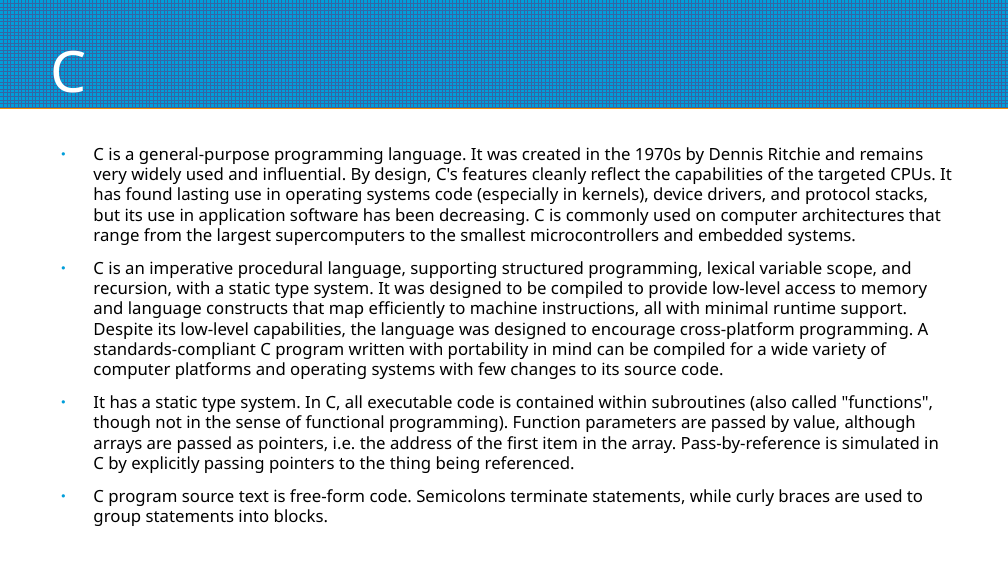
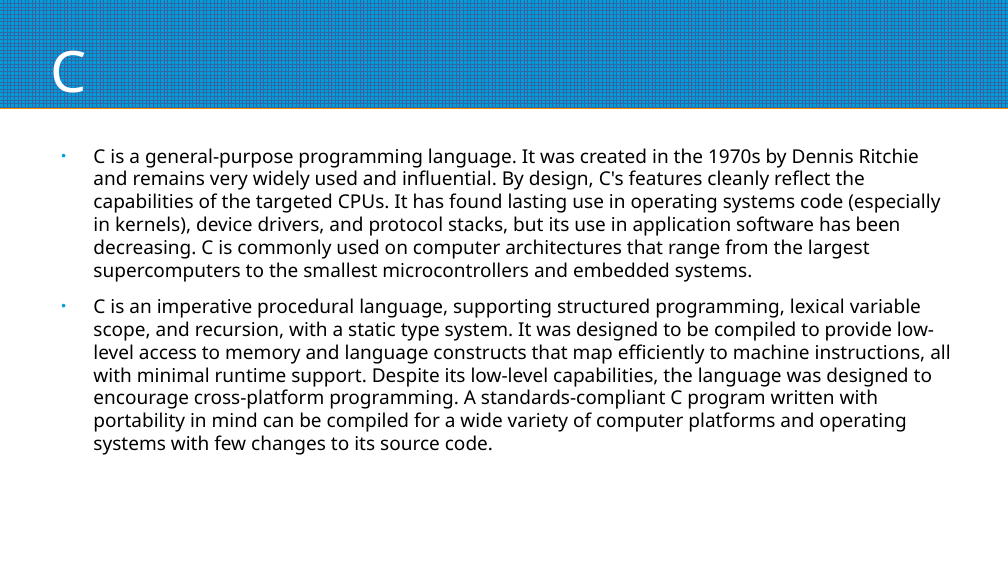
Before and after one commit to mggates39/Programming-With-CPM, a slide deck: slide 51 of CPM_Programming_Slides.odp (slide 47 before the commit). Drawn at 1008x567 pixels with LibreOffice and Linux fonts; fonts in the diff are those of the drawing. Boxes give left, top, right and bottom in pixels: in the first picture for what was removed or moved away, otherwise in the second. Text is boxed around its words. In the diff, an @@ line names an element or a change of style, - is before the commit and + after.

Commit message:
Updated Slideshow layout and added some more references

```diff
--- a/CPM_Programming_Slides.odp
+++ b/CPM_Programming_Slides.odp
@@ text "C is a general-purpose programming ..." at [93,148,950,455]: size 13.2 to 15 pt @@
@@ text at [93,395,939,506]: paragraphs removed @@
-● It has a static type system. In C, all executable code is contained within subroutines (also called "functions", though not in the sense of functional programming). Function parameters are passed by value, although arrays are passed as pointers, i.e. the address of the first item in the array. Pass-by-reference is simulated in C by explicitly passing pointers to the thing being referenced.
-● C program source text is free-form code. Semicolons terminate statements, while curly braces are used to group statements into blocks.
```
Also in this commit, not shown: 11 other slides changed, 7 slides added, 2 other files.
